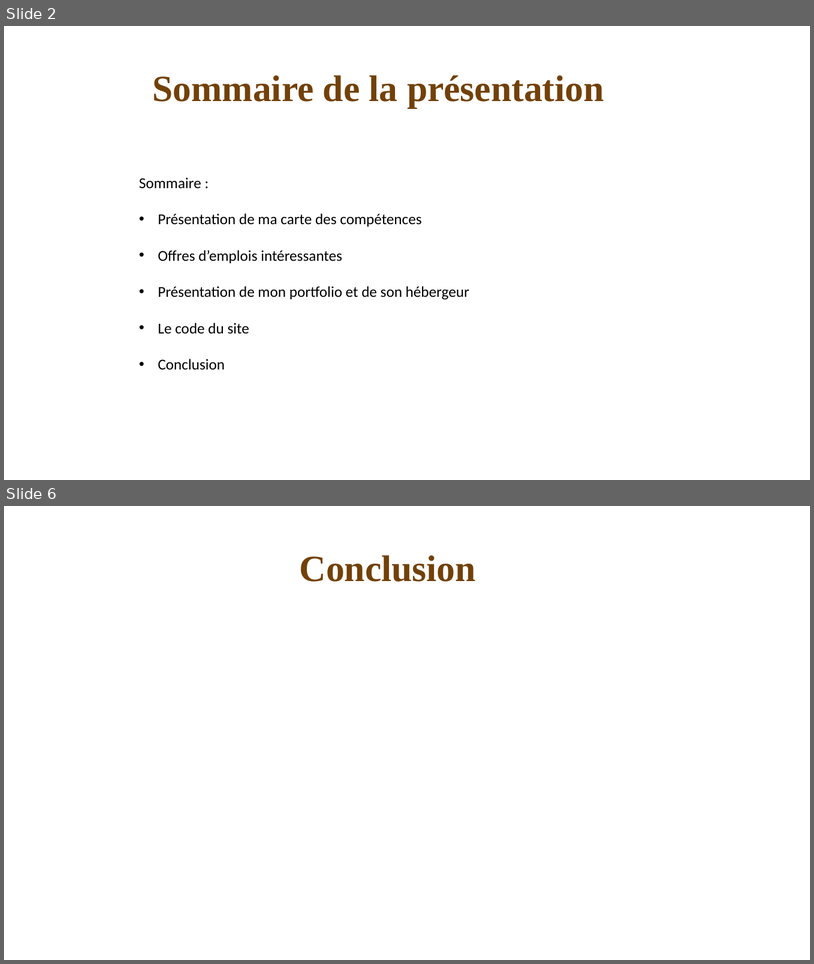
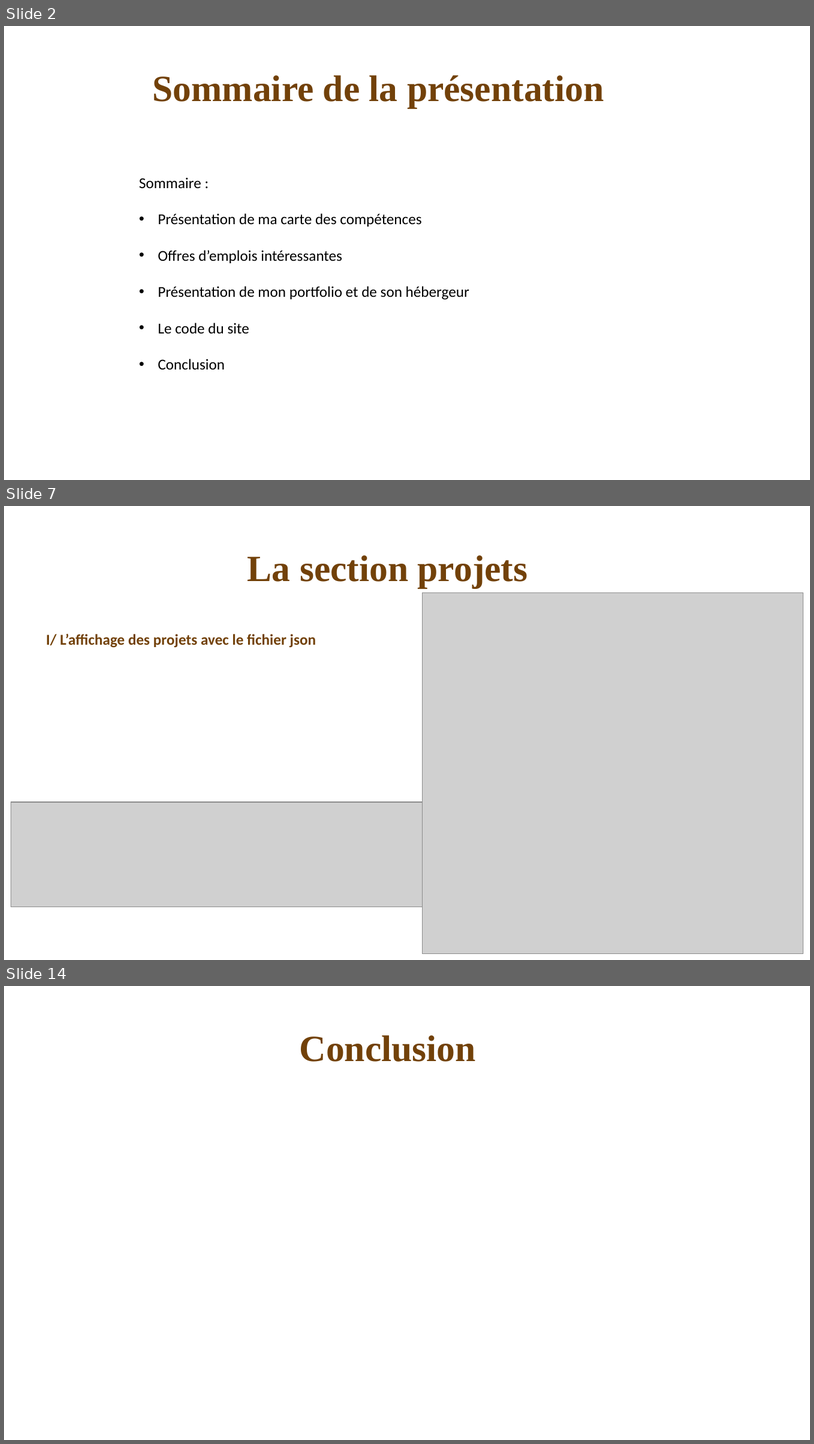
Before and after one commit to VinceDS99/Portfolio, a slide deck: Présentation portfolio.pptx. Shown one above the other, each under a label of ours: slides 2 and 6 before the commit, slides 2, 7 and 14 after it; the slides between them are not shown. The pictures are 814x964 and 814x1444 pixels, drawn with LibreOffice and Linux fonts; fonts in the diff are those of the drawing; grey boxes stand for pictures. Boxes give left, top, right and bottom in pixels: in the first picture for what was removed or moved away, otherwise in the second. Text is boxed around its words. In the diff, an @@ line names an element or a change of style, - is before the commit and + after.

```diff
--- a/Présentation portfolio.pptx
+++ b/Présentation portfolio.pptx
@@ slide 7 added at box(4, 506, 810, 960), background #FFFFFF @@
@@ text added at box(248, 555, 528, 588), 44 pt, text #724209, bold @@
+La section projets
@@ picture added at box(423, 592, 804, 953) @@
@@ text added at box(46, 634, 317, 648), 18 pt, text #724209, bold @@
+I/ L’affichage des projets avec le fichier json
@@ picture added at box(11, 802, 447, 906) @@
@@ what was slide 6 is now slide 14 @@
```
Also in this commit, not shown: 2 slides changed, 8 other slides added, 1 slide removed, 3 other files.
